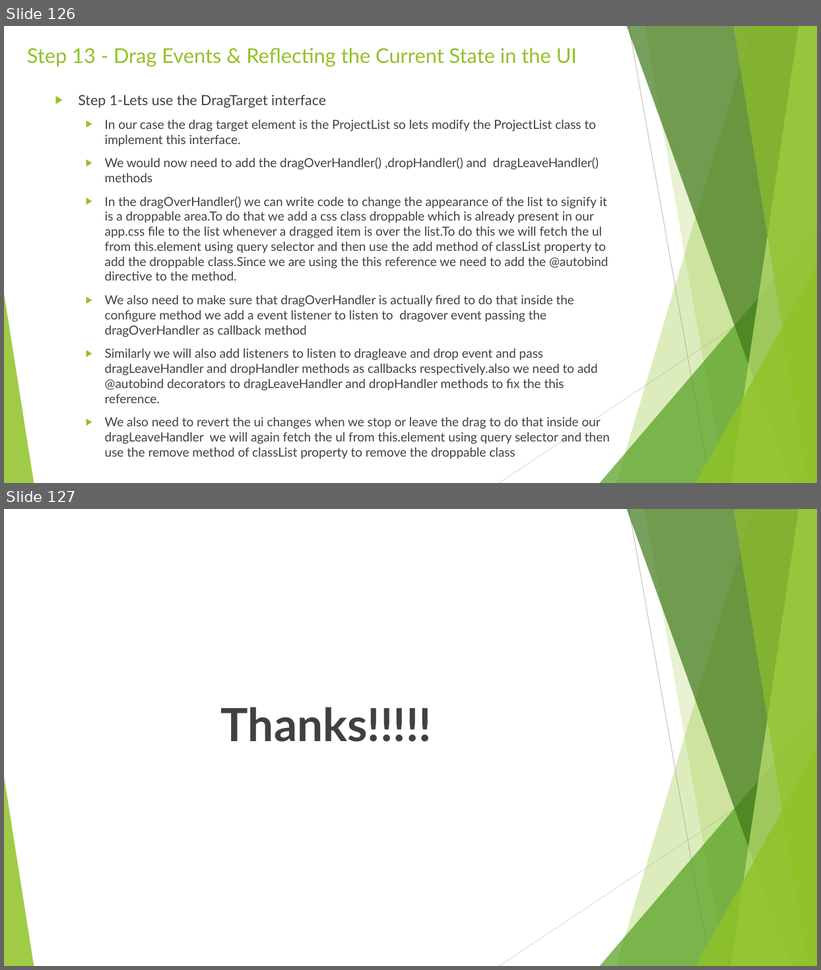
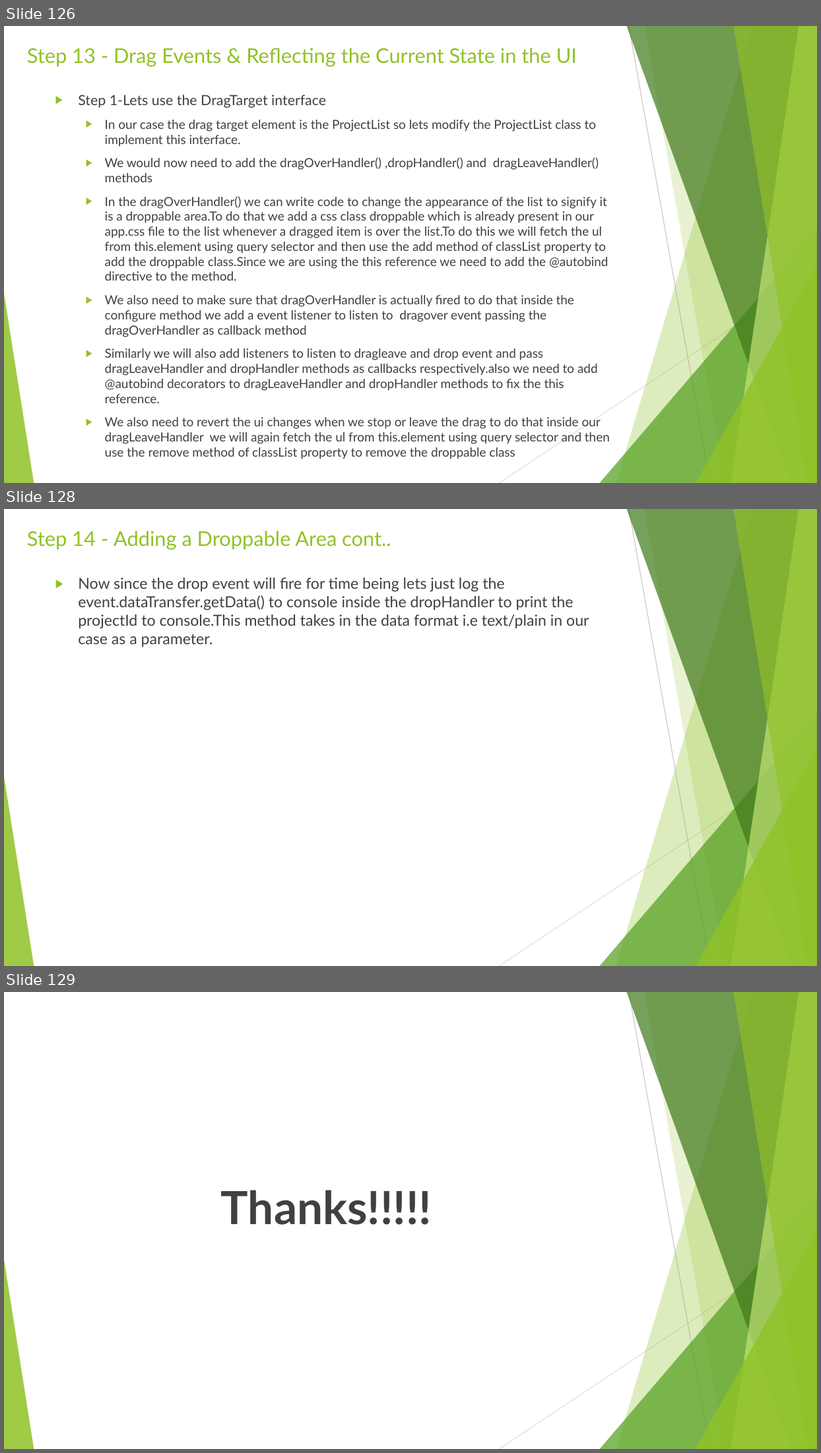
Before and after one commit to rudhrainfogain/TypeScript, a slide deck: PPT/TypeScriptv9.pptx. Shown one above the other, each under a label of ours: slides 126 and 127 before the commit, slides 126, 128 and 129 after it; the slides between them are not shown. The pictures are 821x970 and 821x1453 pixels, drawn with LibreOffice and Linux fonts; fonts in the diff are those of the drawing. Boxes give left, top, right and bottom in pixels: in the first picture for what was removed or moved away, otherwise in the second. Text is boxed around its words. In the diff, an @@ line names an element or a change of style, - is before the commit and + after.

Commit message:
console.log('dragover', event);

```diff
--- a/PPT/TypeScriptv9.pptx
+++ b/PPT/TypeScriptv9.pptx
@@ slide 128 added at [4, 509, 817, 966], background #FFFFFF; not listed: 10 template elements that a slide beside it also shows @@
@@ title added at [27, 531, 391, 550], 24 pt, text #90C226 @@
+Step 14 - Adding a Droppable Area cont..
@@ text added at [78, 578, 589, 647], 18 pt, text #404040 @@
+▶ Now since the drop event will fire for time being lets just log the event.dataTransfer.getData() to console inside the dropHandler to print the projectId to console.This method takes in the data format i.e text/plain in our case as a parameter.
@@ what was slide 127 is now slide 129 @@
```
Also in this commit, not shown: 1 other slide added, 2 other files.
